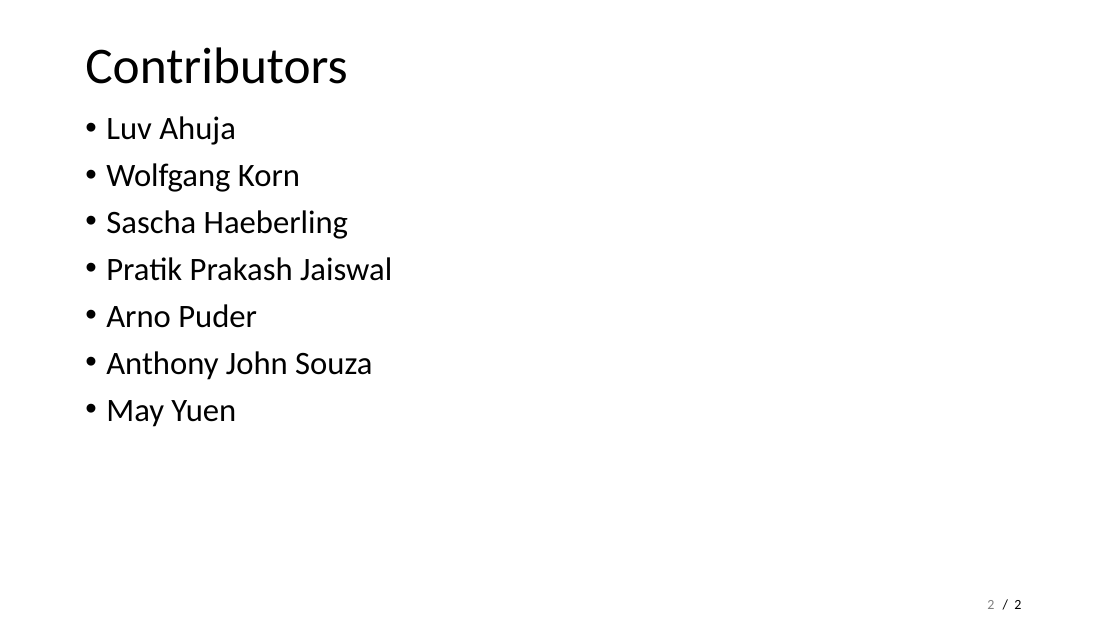
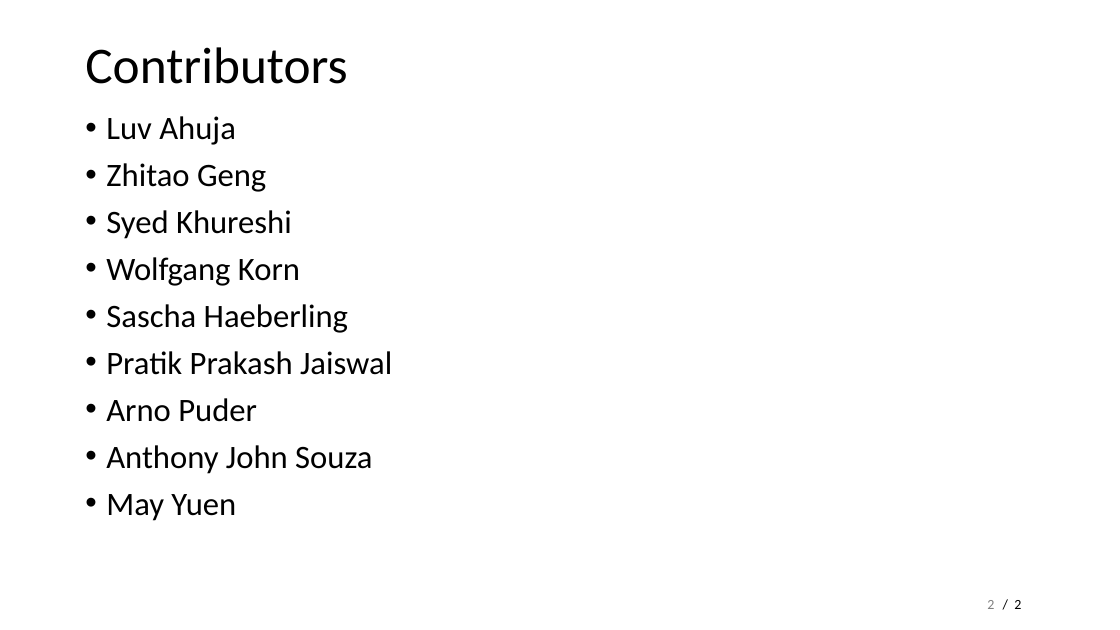
Before and after one commit to apuder/android-tutorials, a slide deck: slide 2 of doc/website/doc/slides.pptx. Drawn at 1120x630 pixels with LibreOffice and Linux fonts; fonts in the diff are those of the drawing. Boxes give left, top, right and bottom in pixels: in the first picture for what was removed or moved away, otherwise in the second. Text is boxed around its words. In the diff, an @@ line names an element or a change of style, - is before the commit and + after.

Commit message:
Update contributors

```diff
--- a/doc/website/doc/slides.pptx
+++ b/doc/website/doc/slides.pptx
@@ text at bbox=[106, 163, 292, 239]: paragraphs added @@
+• Zhitao Geng
+• Syed Khureshi
```
Also in this commit, not shown: 1 other file.
